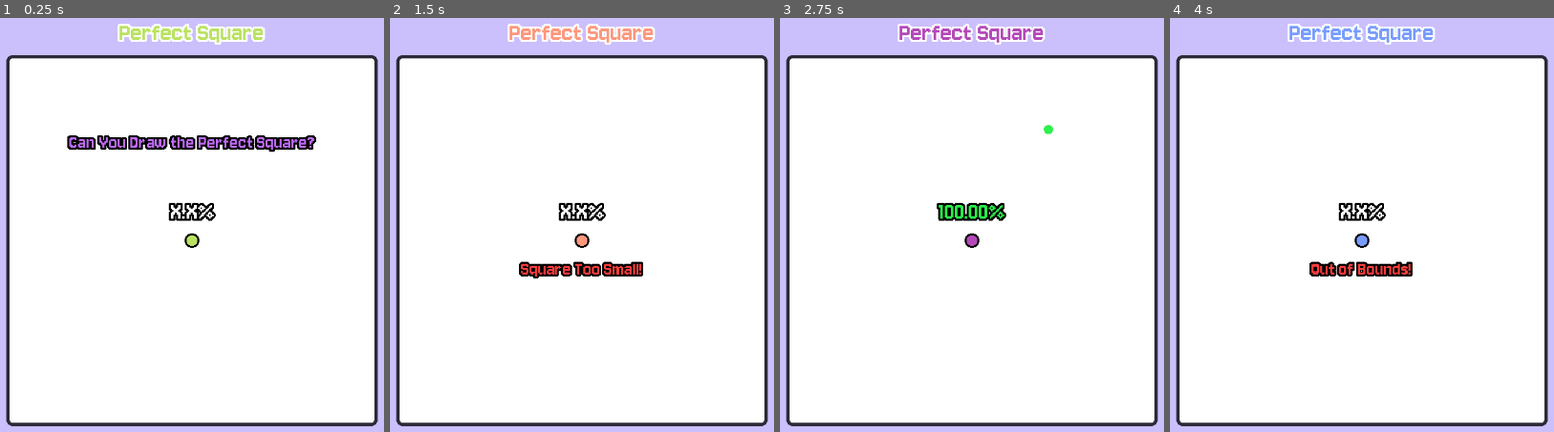
Above: before the commit, frames 1-4 (left to right).
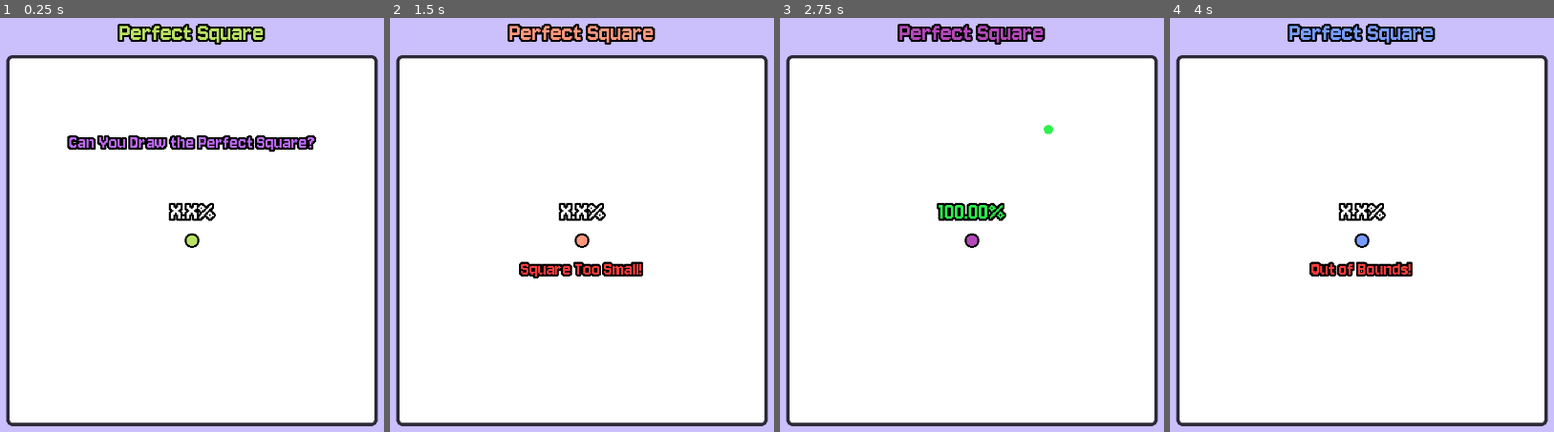
Above: after the commit, the same moments.

Repository: FennecKii/perfect-square
Game: Godot game, scene res://whiteboard.tscn
Same seed, same stepped clock (60 frames per second), same inputs: the game is played once before the commit and once after it.
Inputs (mouse positions are in pixels of both pictures, inside the frame that each line leads up to):
- Up to frame 1 (0.25 s): no input
- Up to frame 2 (1.5 s): move the mouse to (582, 241) at 0.52 s; press the mouse at (582, 241) at 0.53 s; tap Enter at 1.25 s; release the mouse at (582, 241) at 1.28 s; click (582, 241) at 1.35 s
- Up to frame 3 (2.75 s): tap Space at 2 s; move the mouse to (1048, 129) at 2.02 s; press the mouse at (1048, 129) at 2.03 s
- Up to frame 4 (4 s): move the mouse to (1323, 311) at 2.77 s; release the mouse at (1323, 311) at 2.78 s; click (1323, 311) at 2.85 s; tap Enter at 3.5 s; move the mouse to (outside the picture) at 3.52 s; press the mouse at (outside the picture) at 3.53 s

The runs differ from the first frame. In frame 1, 0.9% of the frame differs, in the area x 30-70%, y 1-7%; in frame 2, 0.9%; in frame 3, 0.9%; in frame 4, 0.9%.

Commit message:
Fixed feedback message visual overlap on lose conditions

Diff:
--- a/whiteboard.gd
+++ b/whiteboard.gd
@@ -124,14 +124,12 @@
 	if small_bound_entered and drawing:
 		SignalBus.game_lose.emit(4)
 		similarity_score = 0
-		reset_game()
-		queue_redraw()
+		drawing = false
 		return
 	elif big_bound_exited and drawing:
 		SignalBus.game_lose.emit(4)
 		similarity_score = 0
-		reset_game()
-		queue_redraw()
+		drawing = false
 		return
 
 	if !drawing_bound.has_point(curr_position) and not drawing and Input.is_action_just_pressed("Draw"):
@@ -147,33 +145,24 @@
 		reset_game()
 		queue_redraw()
 		return
-	#elif drawing_bound_small.has_point(curr_position) and drawing:
-	#	SignalBus.game_lose.emit(1)
-	#	similarity_score = 0
-	#	drawing = false
-	#	return
 	elif !drawing_bound.has_point(curr_position) and drawing:
 		SignalBus.game_lose.emit(3)
 		similarity_score = 0
 		drawing = false
 		return
 
-	if is_drawing_ccw != null:
+	if is_drawing_ccw != null and drawing:
 		if is_drawing_ccw:  # CCW
 			if curr_relative_angle < angles[-1]:
 				SignalBus.game_lose.emit(4)
 				similarity_score = 0
-				reset_game()
-				queue_redraw()
-				print('in here')
+				drawing = false
 				return
 		else:  #CW
 			if curr_relative_angle > angles[-1]:
 				SignalBus.game_lose.emit(4)
 				similarity_score = 0
-				reset_game()
-				queue_redraw()
-				print('or here')
+				drawing = false
 				return
 
 	if event is InputEventMouseButton and Input.is_action_pressed("Draw"):
@@ -222,9 +211,6 @@
 	draw_circle(Vector2(0,0), 7, Color.BLACK, false, 8)
 	draw_circle(Vector2(0,0), 8, final_animated_color, true)
 
-	#if not drawing:
-	#	draw_style_box(boundary_stylebox, drawing_bound_small)
-
 	if len(point_position) < 1:
 		return
 
@@ -238,9 +224,6 @@
 
 	if len(point_position_color) > 0:
 		draw_circle(curr_position, 7, point_position_color[len(point_position_color)-1], true)
-	#if len(pretrace_pos_array) > 1:
-	#	for point in pretrace_pos_array:
-	#		draw_circle(point, 5, Color.REBECCA_PURPLE, true)
 
 func handle_outline():
 	draw_circle(Vector2(0, 0), 3, Color.TAN)
--- a/whiteboard.tscn
+++ b/whiteboard.tscn
@@ -59,7 +59,7 @@
 offset_bottom = -292.0
 theme = ExtResource("3_c7jcs")
 theme_override_colors/font_color = Color(1, 1, 1, 1)
-theme_override_colors/font_outline_color = Color(1, 1, 1, 1)
+theme_override_colors/font_outline_color = Color(0, 0, 0, 1)
 theme_override_font_sizes/font_size = 40
 text = "Perfect Square"
 horizontal_alignment = 1
Not shown, changed: Jersey_10_font/OFL.txt
